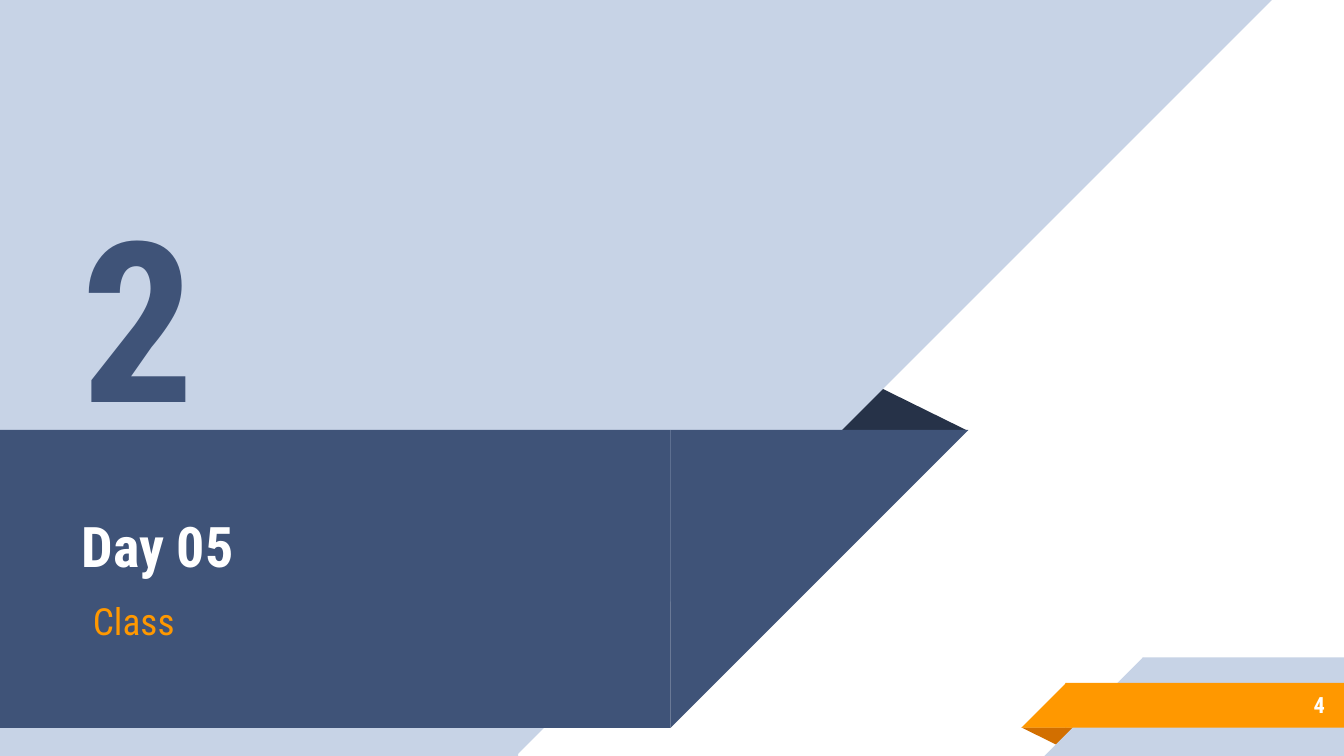
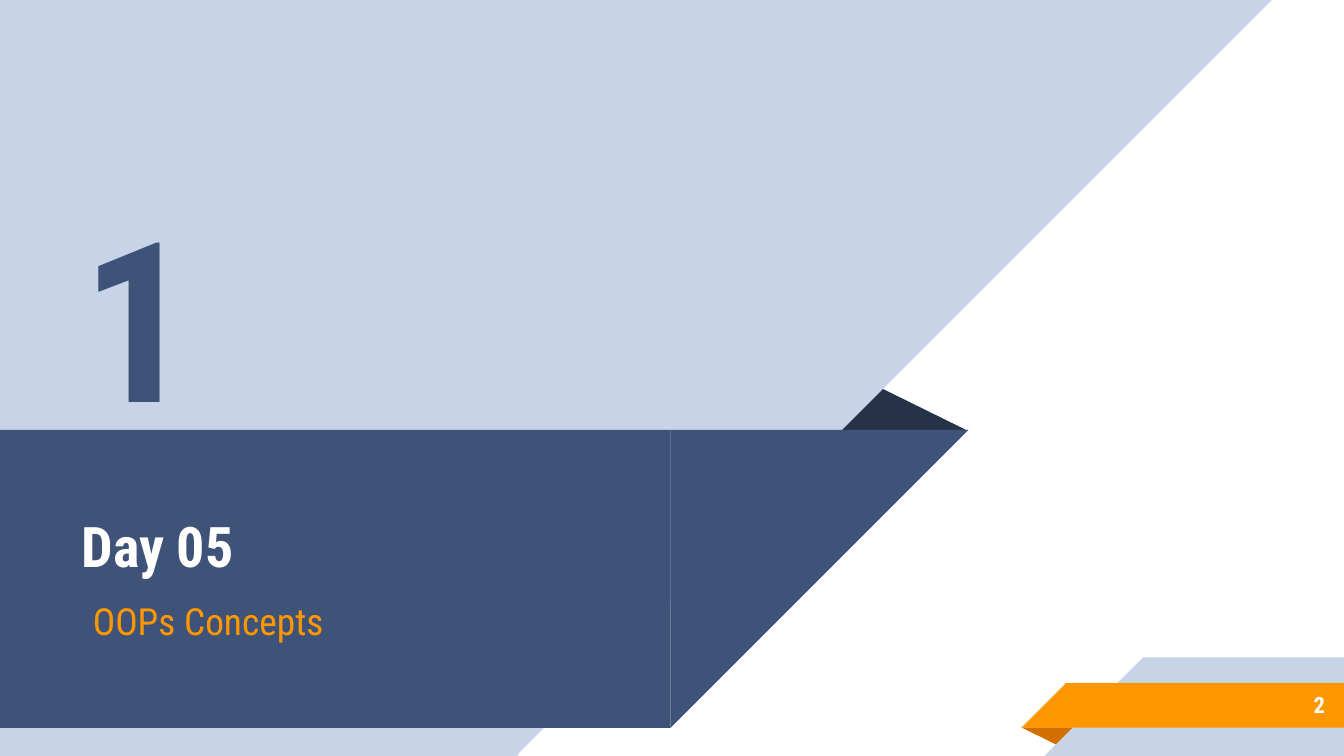
Before and after one commit to aronipurwanto/materi-xa, a slide deck: slide 2 of java/java-logic/Slide-Java-Logic-05.pptx (slide 4 before the commit). Drawn at 1344x756 pixels with LibreOffice and Linux fonts; fonts in the diff are those of the drawing. Boxes give left, top, right and bottom in pixels: in the first picture for what was removed or moved away, otherwise in the second. Text is boxed around its words. In the diff, an @@ line names an element or a change of style, - is before the commit and + after.

```diff
--- a/java/java-logic/Slide-Java-Logic-05.pptx
+++ b/java/java-logic/Slide-Java-Logic-05.pptx
@@ text at (82, 242, 195, 454): text changed @@
-2
+1
@@ subtitle at (93, 608, 323, 643): text changed @@
-Class
+OOPs Concepts
@@ page number at (1314, 697, 1325, 713): text changed @@
-4
+2
```
Also in this commit, not shown: 6 other slides changed, 5 slides removed, 33 other files.
